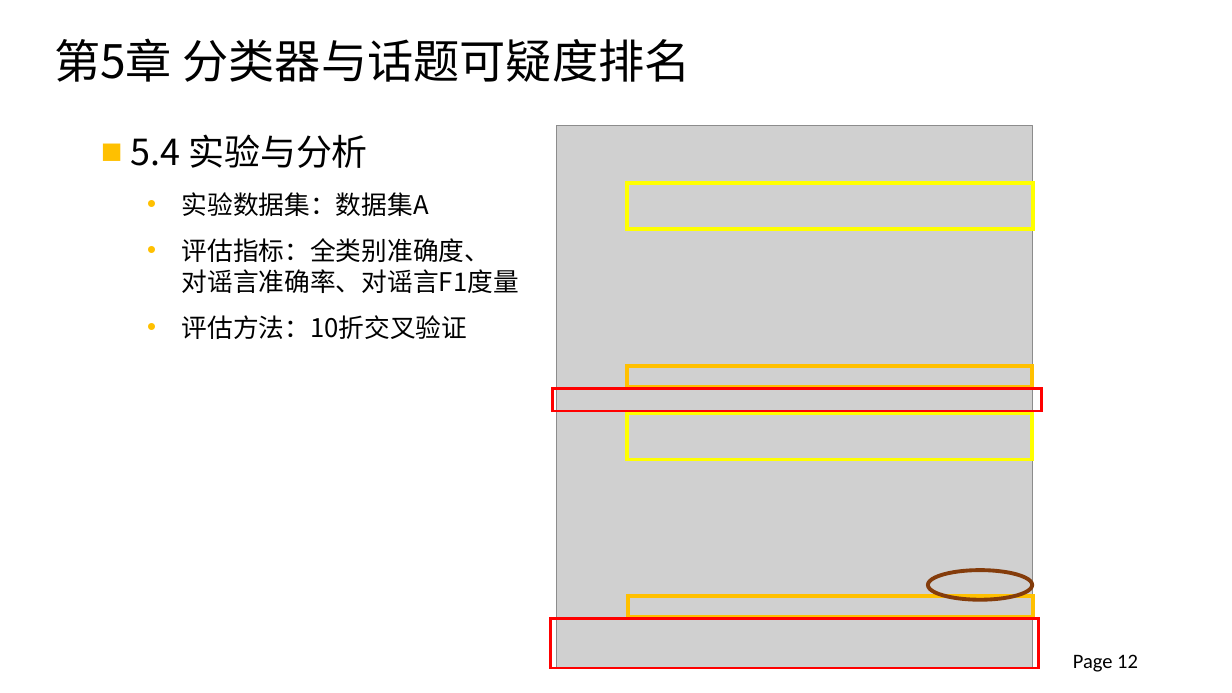
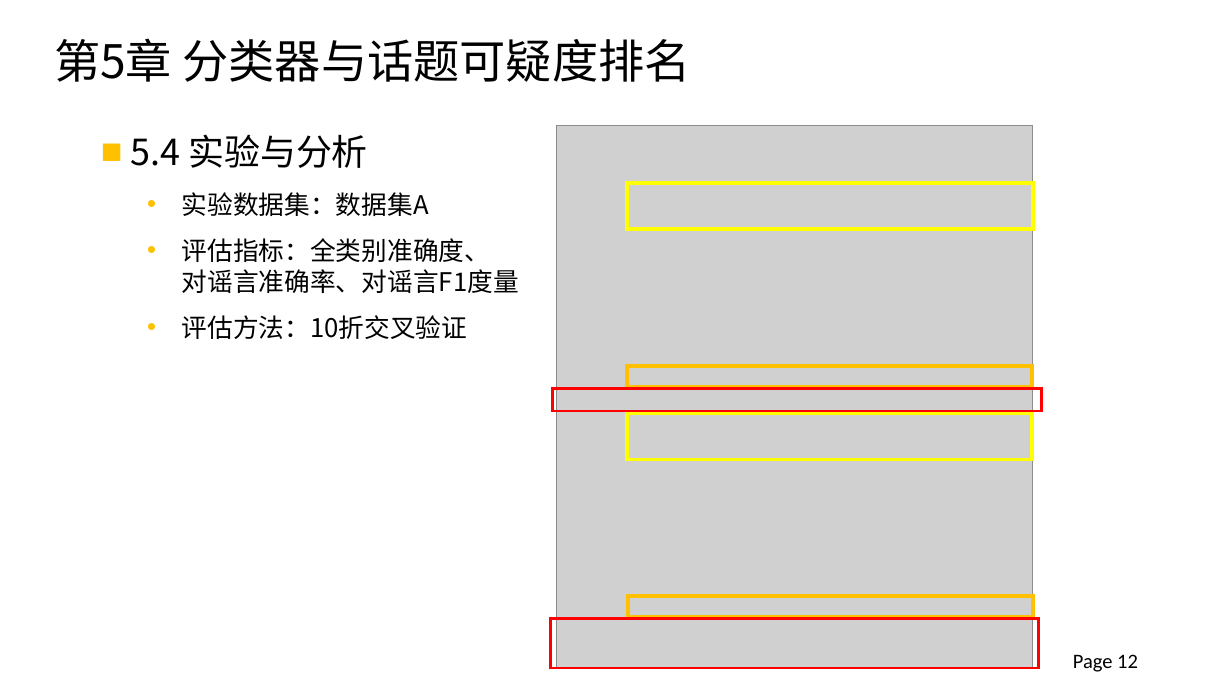
Before and after one commit to xinke0802/DataProcess, a slide deck: slide 12 of 2012013297_钟仰新_毕设论文答辩.pptx. Drawn at 1232x693 pixels with LibreOffice and Linux fonts; fonts in the diff are those of the drawing; grey boxes stand for pictures; background and template pictures are left out. Boxes give left, top, right and bottom in pixels: in the first picture for what was removed or moved away, otherwise in the second. Text is boxed around its words. In the diff, an @@ line names an element or a change of style, - is before the commit and + after.

```diff
--- a/2012013297_钟仰新_毕设论文答辩.pptx
+++ b/2012013297_钟仰新_毕设论文答辩.pptx
@@ ellipse removed at <box>928,570,1032,600</box> @@
```
Also in this commit, not shown: 11 other slides changed, 1 other file.
